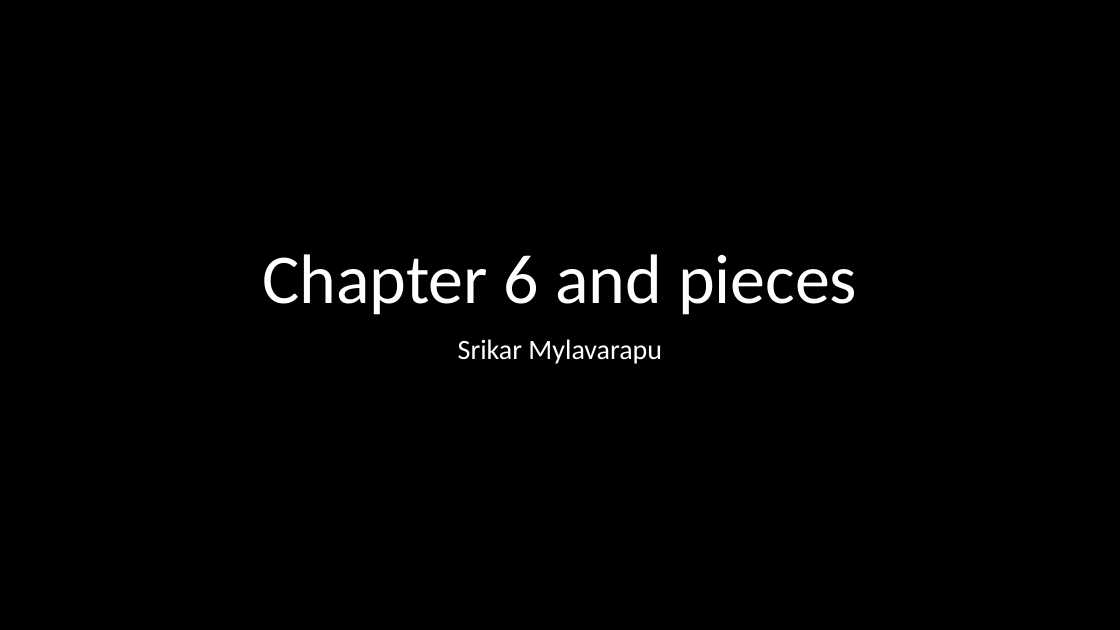
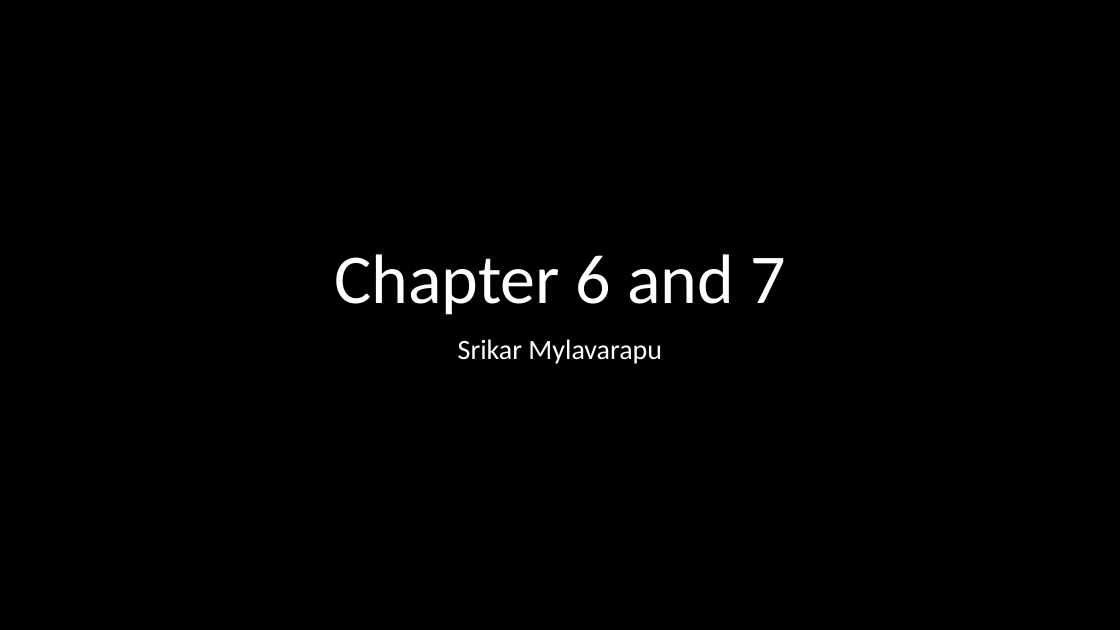
Before and after one commit to microsoft/Flash_University, a slide deck: slide 1 of CLR_via_CSharp/Week4/Ch5,6/Week4.pptx. Drawn at 1120x630 pixels with LibreOffice and Linux fonts; fonts in the diff are those of the drawing. Boxes give left, top, right and bottom in pixels: in the first picture for what was removed or moved away, otherwise in the second. Text is boxed around its words. In the diff, an @@ line names an element or a change of style, - is before the commit and + after.

```diff
--- a/CLR_via_CSharp/Week4/Ch5,6/Week4.pptx
+++ b/CLR_via_CSharp/Week4/Ch5,6/Week4.pptx
@@ title at (x1=334, y1=254, x2=785, y2=315): text changed @@
-Chapter 6 and pieces
+Chapter 6 and 7
```
Also in this commit, not shown: 1 other slide changed, 4 slides added, 5 other files.
